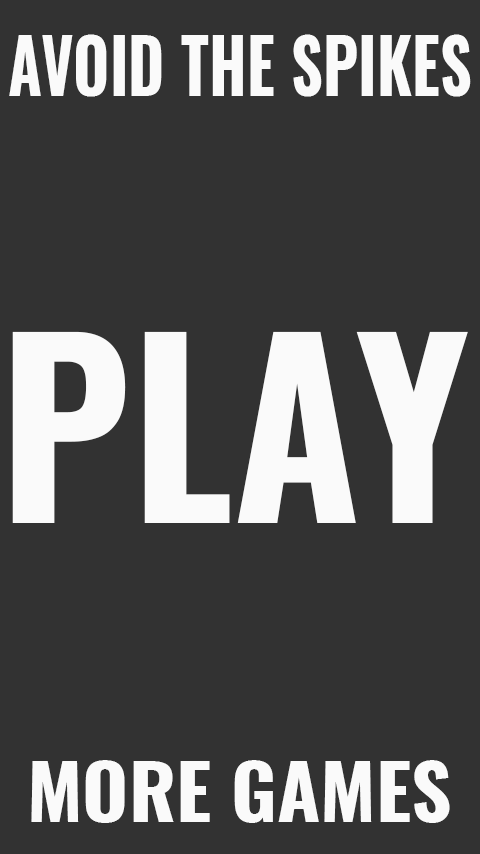
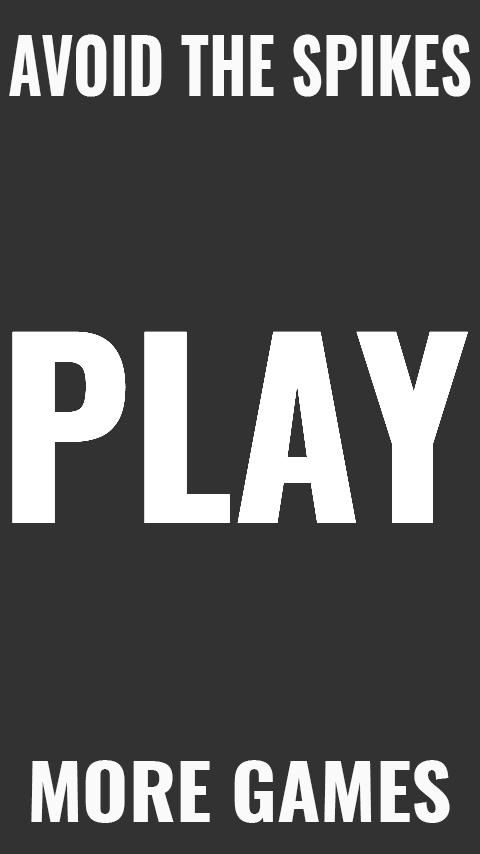
Two versions of the same layered image (480x854). Layer-by-layer changes:
hid "PLAY" over (12, 331, 468, 523)
painted on "Layer 1" over (12, 331, 468, 523)
